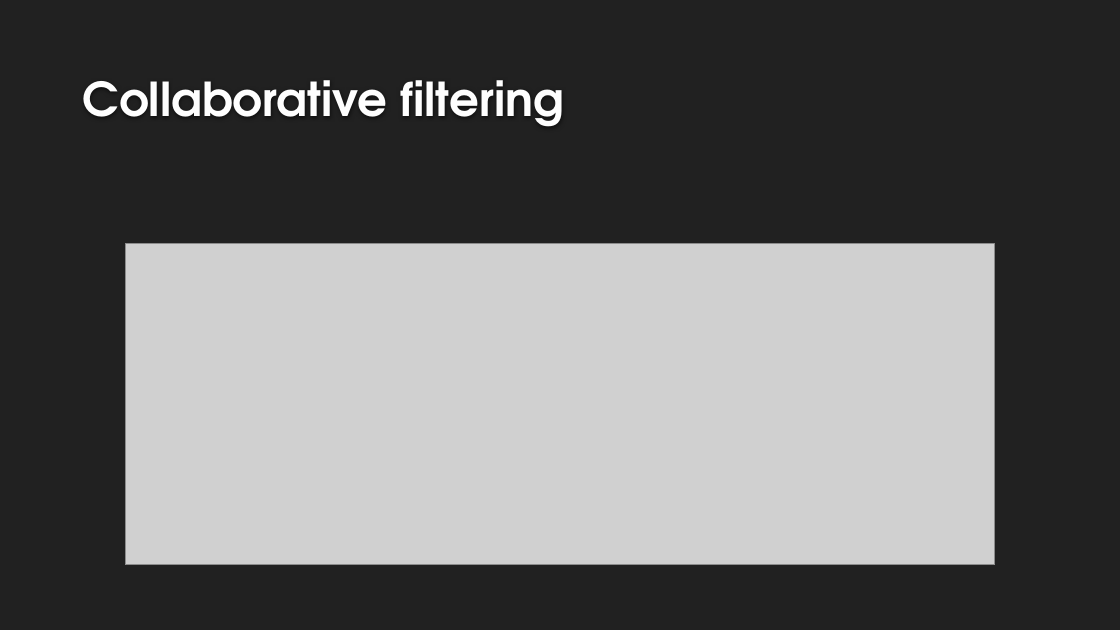
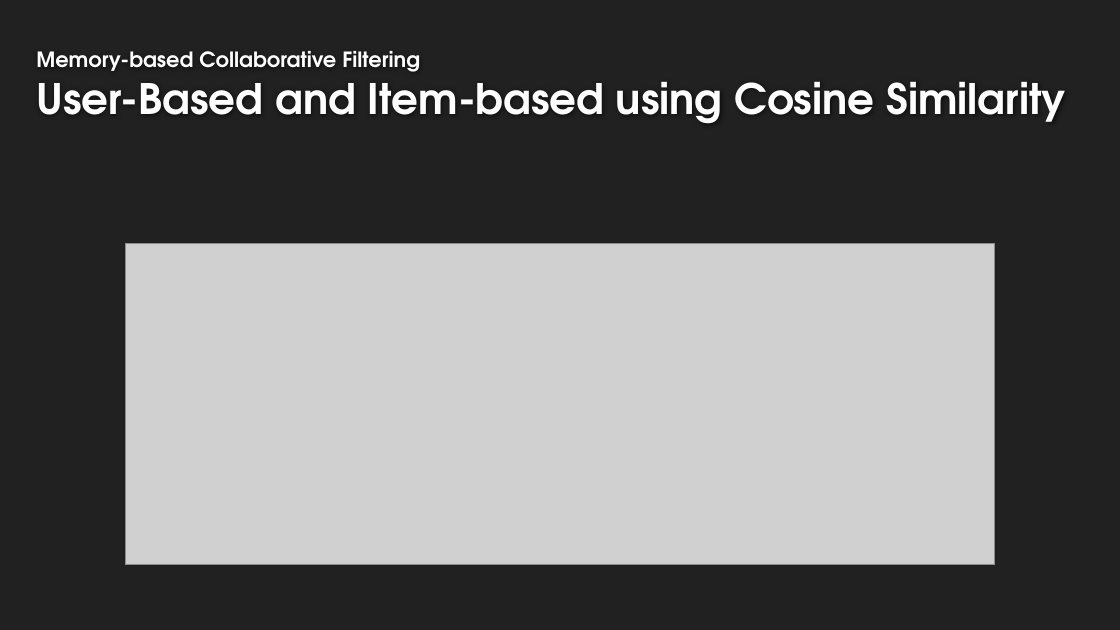
Before and after one commit to GoldbergData/Machine-Learning-Book-Ratings, a slide deck: slide 9 of Presentation.pptx. Drawn at 1120x630 pixels with LibreOffice and Linux fonts; fonts in the diff are those of the drawing; grey boxes stand for pictures; background and template pictures are left out. Boxes give left, top, right and bottom in pixels: in the first picture for what was removed or moved away, otherwise in the second. Text is boxed around its words. In the diff, an @@ line names an element or a change of style, - is before the commit and + after.

```diff
--- a/Presentation.pptx
+++ b/Presentation.pptx
@@ title at <box>36,51,1066,124</box>: text changed; size 40 to 36 pt @@
-Collaborative filtering
+Memory-based Collaborative Filtering
+User-Based and Item-based using Cosine Similarity
```
Also in this commit, not shown: 9 other slides changed, 2 slides added, 1 slide removed.
